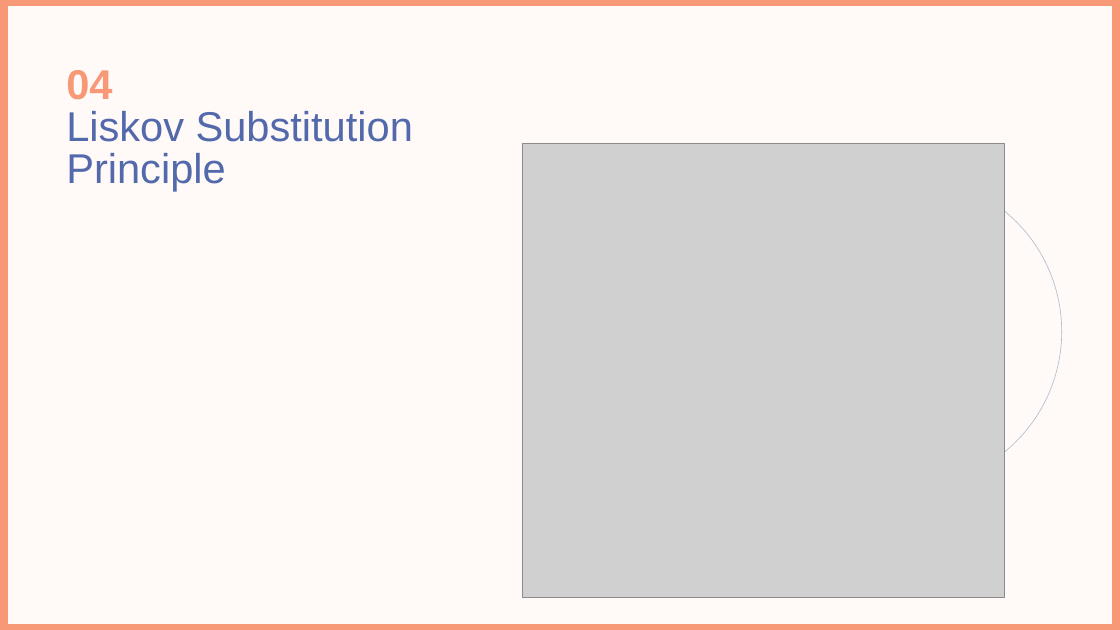
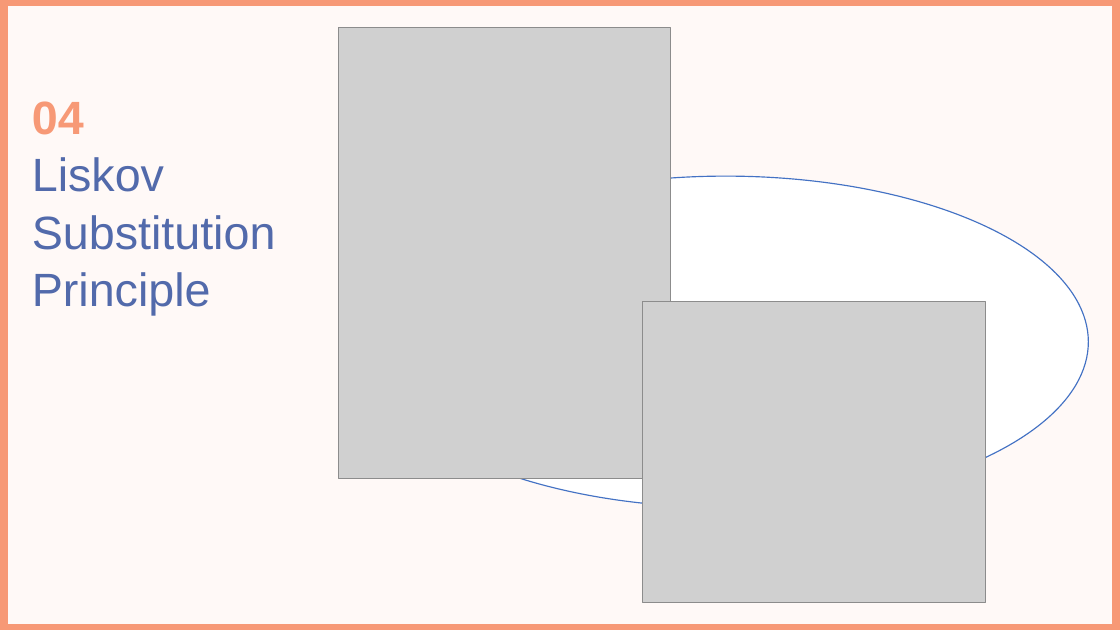
Before and after one commit to ahmedhammad111/SWE, a slide deck: slide 43 of SWE.pptx (slide 41 before the commit). Drawn at 1120x630 pixels with LibreOffice and Linux fonts; fonts in the diff are those of the drawing; grey boxes stand for pictures; background and template pictures are left out. Boxes give left, top, right and bottom in pixels: in the first picture for what was removed or moved away, otherwise in the second. Text is boxed around its words. In the diff, an @@ line names an element or a change of style, - is before the commit and + after.

```diff
--- a/SWE.pptx
+++ b/SWE.pptx
@@ picture added at (x1=339, y1=28, x2=670, y2=479) @@
@@ text "04" moved from (x1=66, y1=70, x2=413, y2=191) to (x1=32, y1=101, x2=276, y2=315) @@
@@ text at (x1=32, y1=101, x2=211, y2=315): size 35.7 to 40 pt in "04", "Principle"; line spacing 0.7 to 0.9 @@
@@ picture removed at (x1=523, y1=143, x2=1005, y2=597) @@
@@ text at (x1=32, y1=157, x2=276, y2=250): text changed; size 35.7 to 40 pt @@
-Liskov Substitution
+Liskov
+Substitution
@@ ellipse resized from (x1=751, y1=176, x2=1062, y2=487) to (x1=363, y1=176, x2=1088, y2=508) @@
@@ ellipse at (x1=363, y1=176, x2=1088, y2=508): fill none to #FFFFFF; outline #ADB9CA 0.5 pt to #4472C4 1 pt @@
@@ picture added at (x1=643, y1=302, x2=986, y2=602) @@
```
Also in this commit, not shown: 27 other slides changed, 3 slides added, 2 slides removed, 3 other files.
